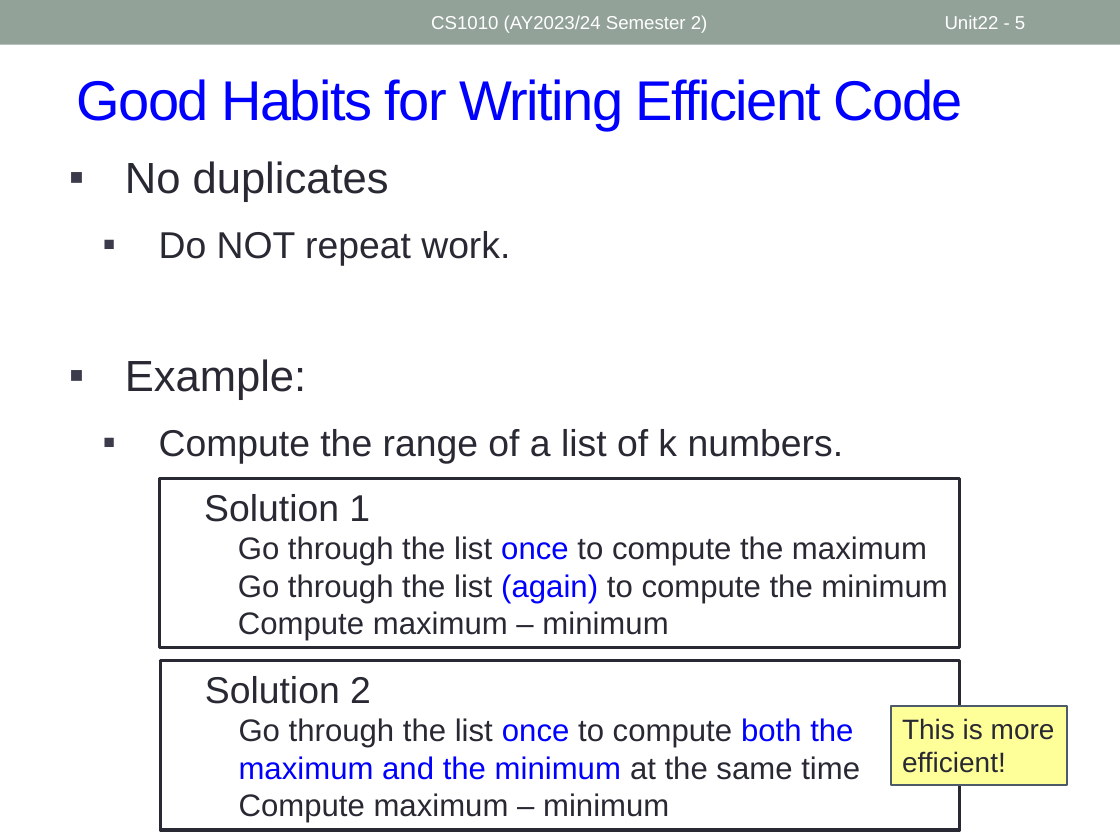
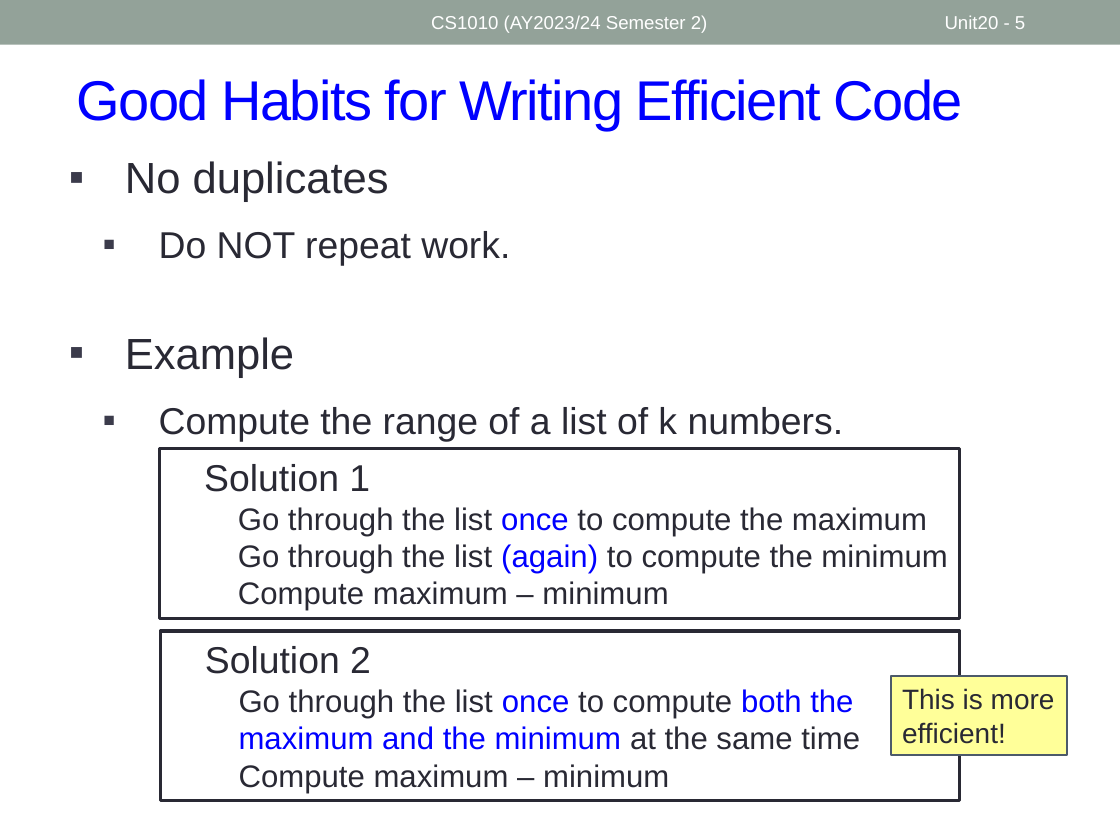
Before and after one commit to nus-cs1010-2425-s2/website, a slide deck: slide 5 of slides/Unit20_Efficiency.pptx. Drawn at 1120x840 pixels with LibreOffice and Linux fonts; fonts in the diff are those of the drawing. Boxes give left, top, right and bottom in pixels: in the first picture for what was removed or moved away, otherwise in the second. Text is boxed around its words. In the diff, an @@ line names an element or a change of style, - is before the commit and + after.

```diff
--- a/slides/Unit20_Efficiency.pptx
+++ b/slides/Unit20_Efficiency.pptx
@@ page number at (945, 15, 1025, 29): text changed @@
-Unit22 - 5
+Unit20 - 5
@@ text at (125, 337, 294, 378): text changed @@
-▪ Example:
+▪ Example
@@ 3 rectangles: place and size @@
-3 rectangles at (160, 478, 1067, 830)
+3 rectangles at (160, 449, 1067, 800)
```
Also in this commit, not shown: 8 other slides changed, 1 slide added, 4 other files.
